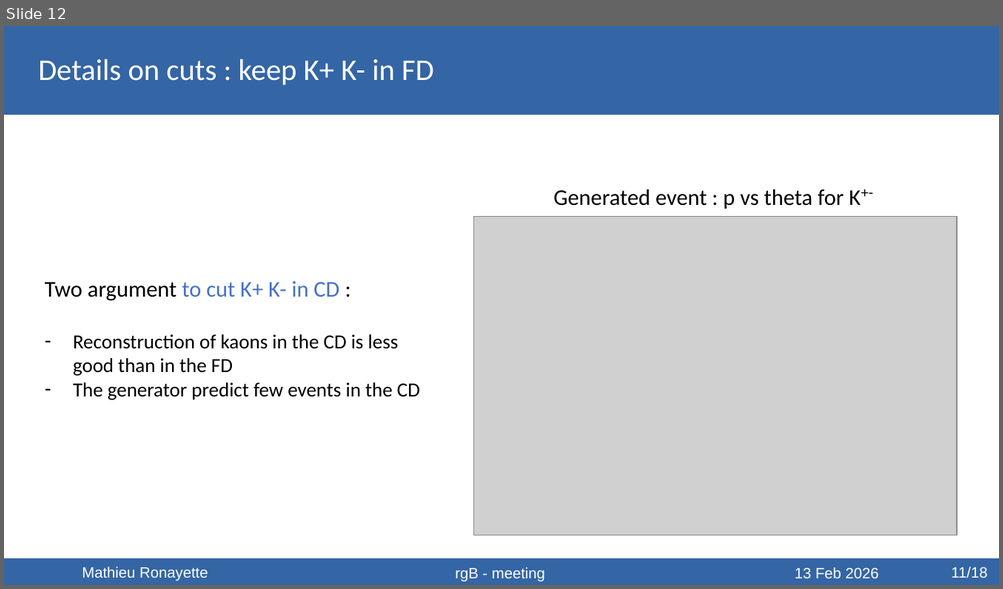
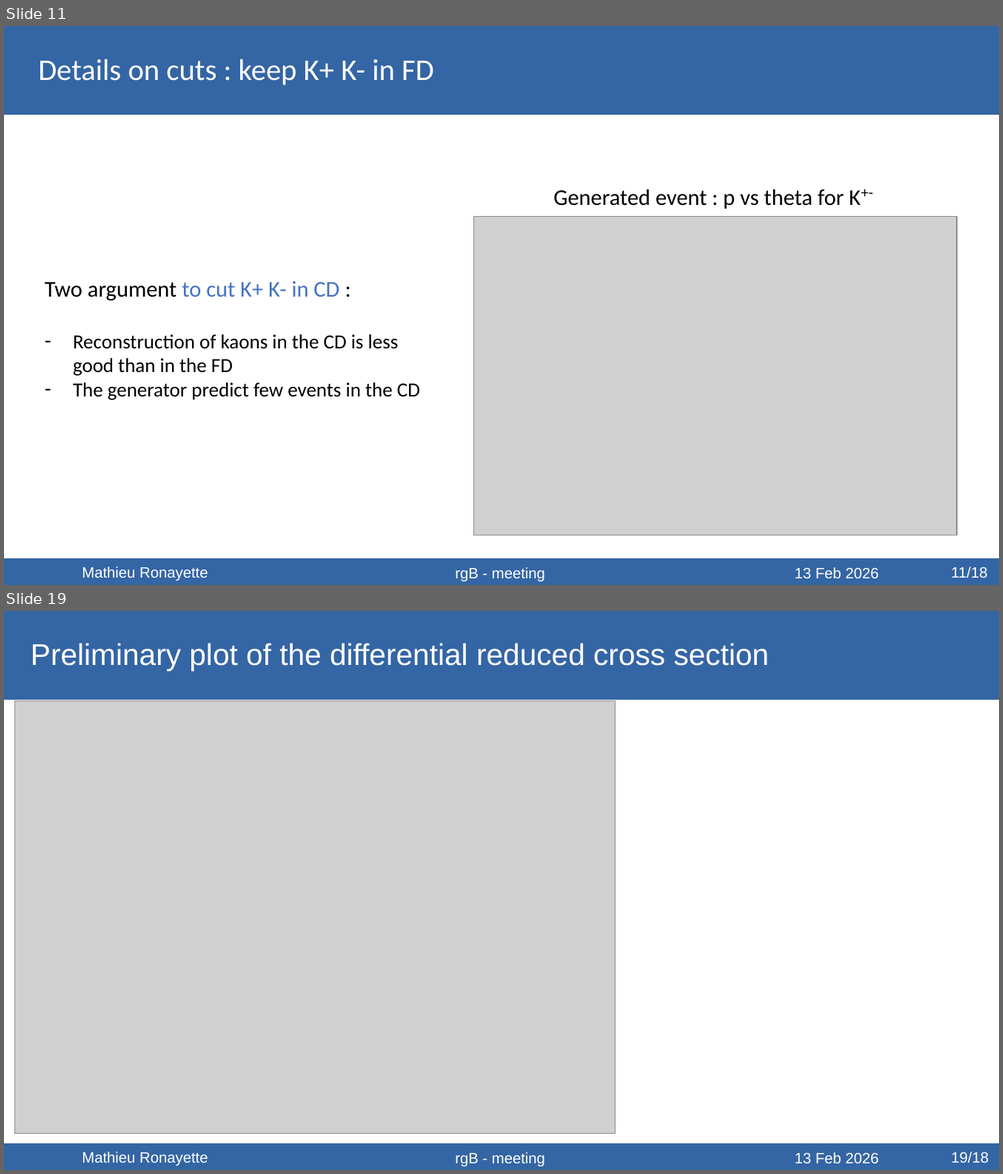
Before and after one commit to mathieuryt/phi_analysis, a slide deck: electroproduction/presentations/ClasMeeting_ronayette.odp. Shown one above the other, each under a label of ours: slide 12 before the commit, slides 11 and 19 after it; the slides between them are not shown. The pictures are 1003x589 and 1003x1174 pixels, drawn with LibreOffice and Linux fonts; fonts in the diff are those of the drawing; grey boxes stand for pictures. Boxes give left, top, right and bottom in pixels: in the first picture for what was removed or moved away, otherwise in the second. Text is boxed around its words. In the diff, an @@ line names an element or a change of style, - is before the commit and + after.

```diff
--- a/electroproduction/presentations/ClasMeeting_ronayette.odp
+++ b/electroproduction/presentations/ClasMeeting_ronayette.odp
@@ slide 19 added at <box>4,611,999,1170</box>, background #FFFFFF @@
@@ freeform shape added at <box>4,611,999,700</box>, fill #3465A4 @@
@@ text added at <box>31,643,769,670</box>, 24 pt, text #FFFFFF @@
+Preliminary plot of the differential reduced cross section
@@ picture added at <box>15,701,616,1133</box> @@
@@ freeform shape added at <box>4,1145,999,1170</box>, fill #3465A4 @@
@@ text added at <box>82,1152,208,1166</box>, 12 pt, text #FFFFFF @@
+Mathieu Ronayette
@@ text added at <box>455,1153,545,1167</box>, 12 pt, text #FFFFFF @@
+rgB - meeting
@@ text added at <box>794,1153,879,1164</box>, 12 pt, text #FFFFFF @@
+13 Feb 2026
@@ text added at <box>950,1152,988,1164</box>, 12 pt, text #FFFFFF @@
+19/18
@@ what was slide 12 is now slide 11 @@
```
Also in this commit, not shown: 16 slides changed, 2 other slides added.
